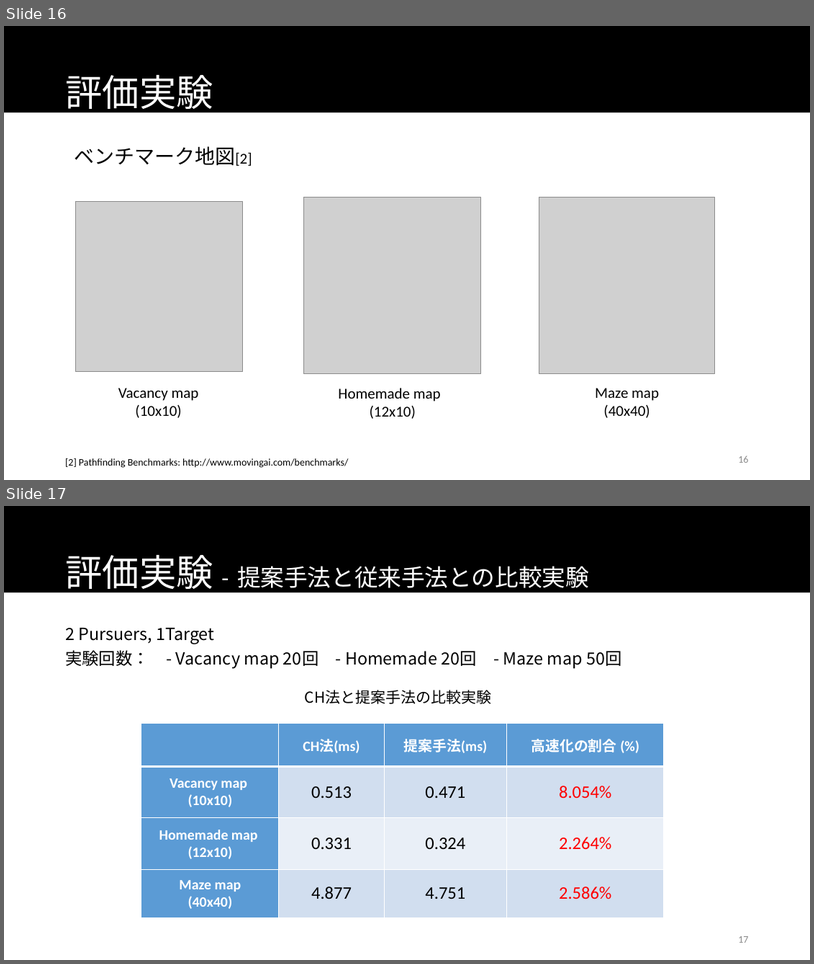
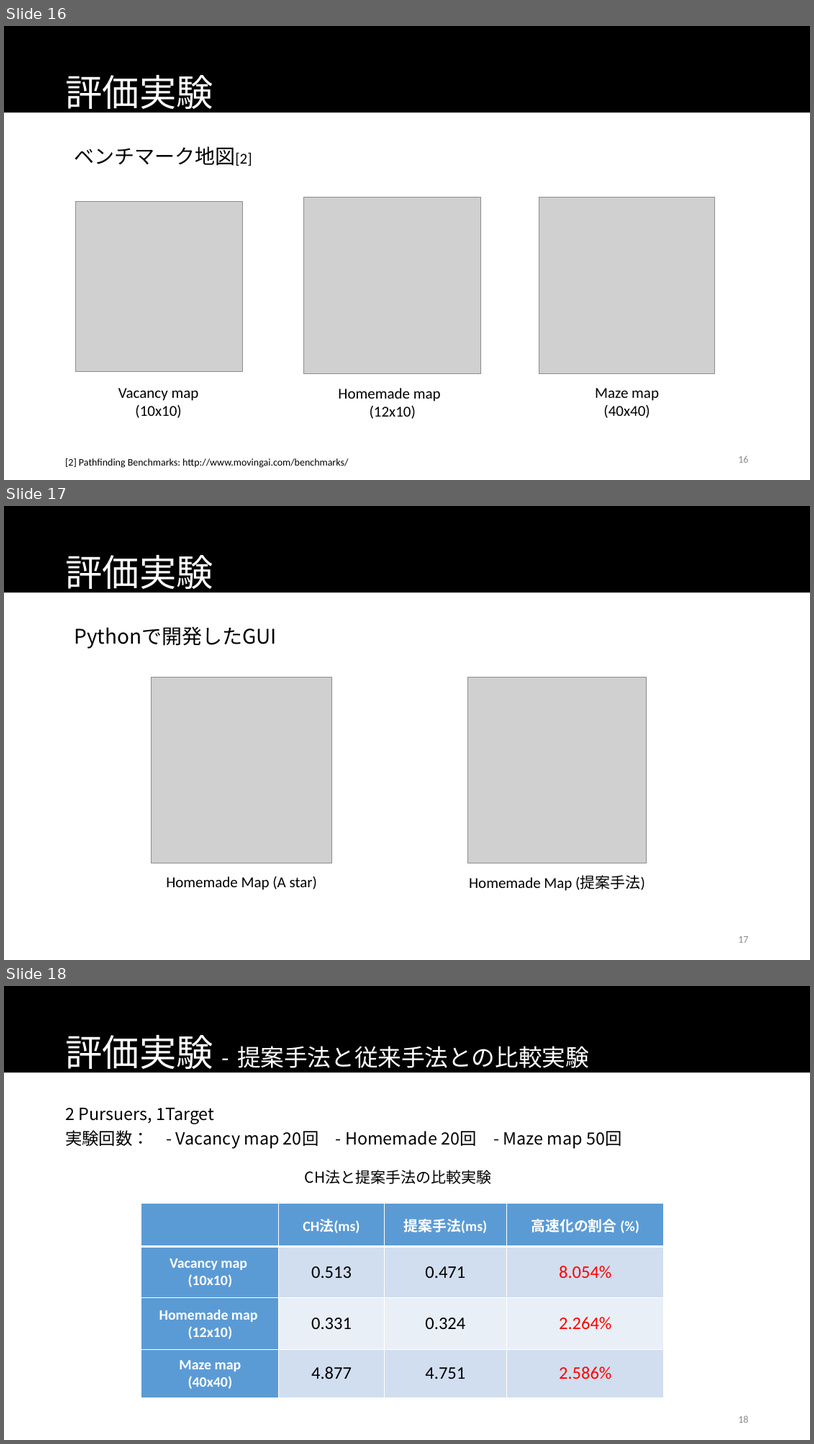
Before and after one commit to namidairo777/xiao_multiagent, a slide deck: documents/情報処理学会TANGXIAO_20170312.pptx. Shown one above the other, each under a label of ours: slides 16 and 17 before the commit, slides 16, 17 and 18 after it. The pictures are 814x964 and 814x1444 pixels, drawn with LibreOffice and Linux fonts; fonts in the diff are those of the drawing; grey boxes stand for pictures. Boxes give left, top, right and bottom in pixels: in the first picture for what was removed or moved away, otherwise in the second. Text is boxed around its words. In the diff, an @@ line names an element or a change of style, - is before the commit and + after.

```diff
--- a/documents/情報処理学会TANGXIAO_20170312.pptx
+++ b/documents/情報処理学会TANGXIAO_20170312.pptx
@@ slide 17 added at (x1=4, y1=506, x2=810, y2=960), background #FFFFFF @@
@@ rectangle added at (x1=4, y1=506, x2=810, y2=592), fill #000000 @@
@@ title added at (x1=65, y1=555, x2=213, y2=595), 44 pt, text #FFFFFF @@
+評価実験
@@ text added at (x1=74, y1=626, x2=277, y2=649), 24 pt, text #000000 @@
+Pythonで開発したGUI
@@ picture added at (x1=152, y1=677, x2=332, y2=863) @@
@@ picture added at (x1=468, y1=677, x2=647, y2=863) @@
@@ text added at (x1=166, y1=876, x2=317, y2=890), 18 pt, text #000000 @@
+Homemade Map (A star)
@@ text added at (x1=469, y1=875, x2=646, y2=890), 18 pt, text #000000 @@
+Homemade Map (提案手法)
@@ page number added at (x1=738, y1=936, x2=748, y2=942), 12 pt, text #8C8C8C @@
+17
@@ what was slide 17 is now slide 18 @@
@@ page number at (x1=738, y1=1415, x2=748, y2=1422): text changed @@
-17
+18
```
Also in this commit, not shown: 14 slides changed, 13 other files.
